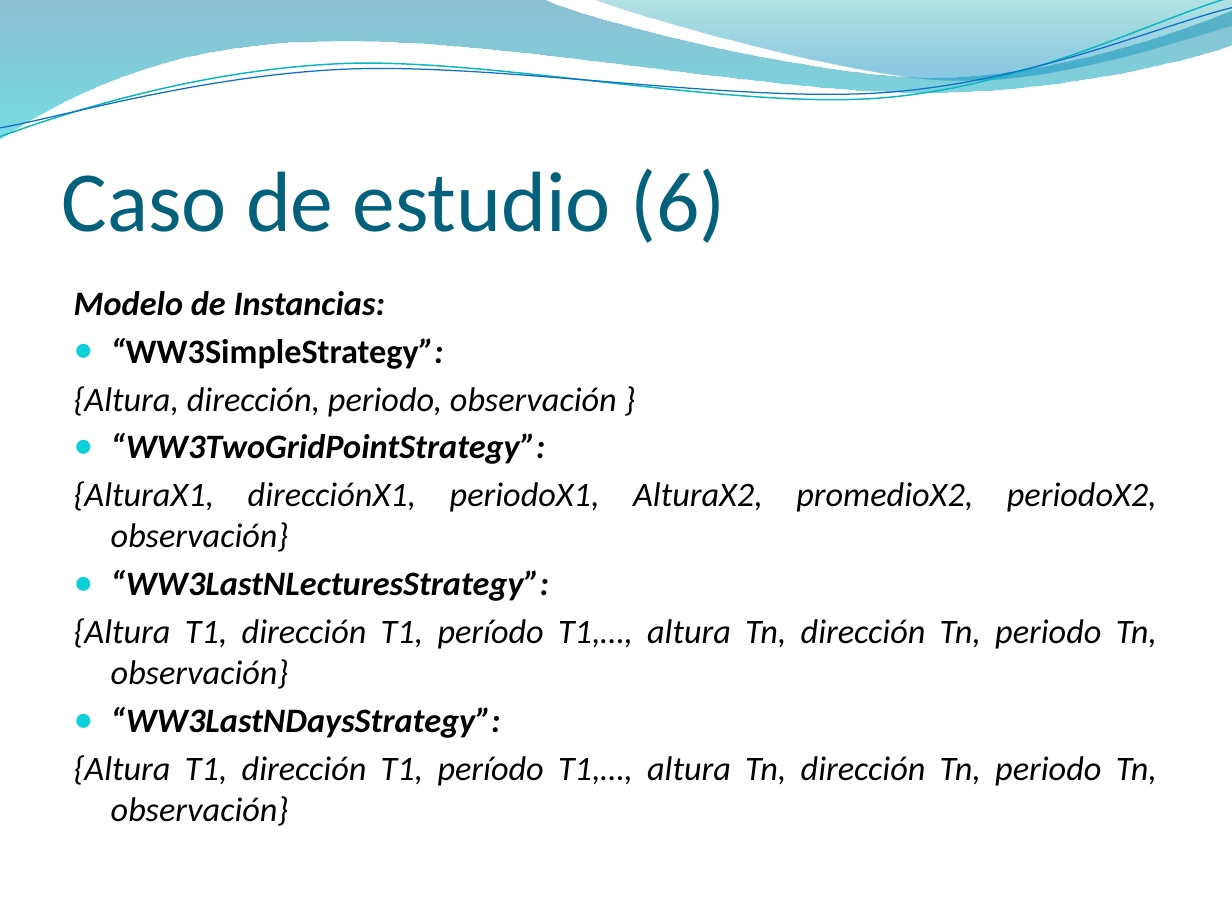
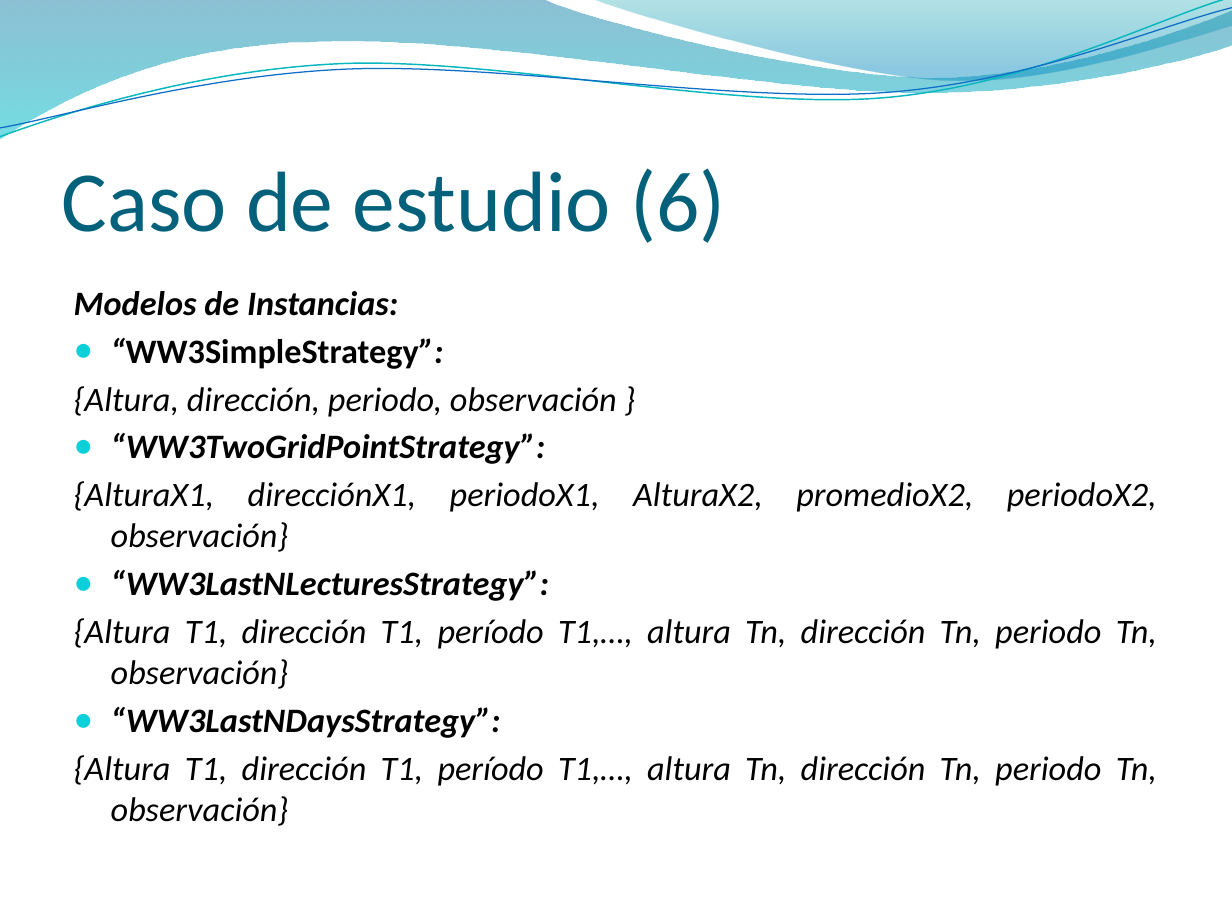
Before and after one commit to jaffadog/neuralito, a slide deck: slide 28 of neuralito/ArfGen/docs/Entregas/Informe Final/presentacion/esteban2.pptx. Drawn at 1232x924 pixels with LibreOffice and Linux fonts; fonts in the diff are those of the drawing; background and template pictures are left out. Boxes give left, top, right and bottom in pixels: in the first picture for what was removed or moved away, otherwise in the second. Text is boxed around its words. In the diff, an @@ line names an element or a change of style, - is before the commit and + after.

```diff
--- a/neuralito/ArfGen/docs/Entregas/Informe Final/presentacion/esteban2.pptx
+++ b/neuralito/ArfGen/docs/Entregas/Informe Final/presentacion/esteban2.pptx
@@ text at <box>74,291,398,316</box>: text changed @@
-Modelo de Instancias:
+Modelos de Instancias:
```
Also in this commit, not shown: 12 other slides changed.
